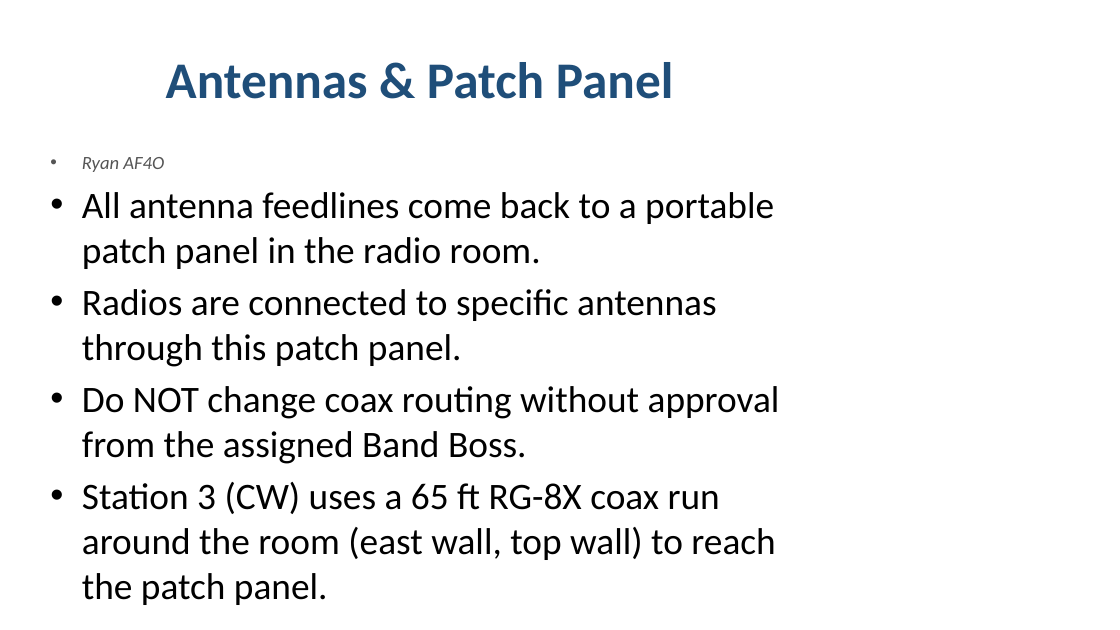
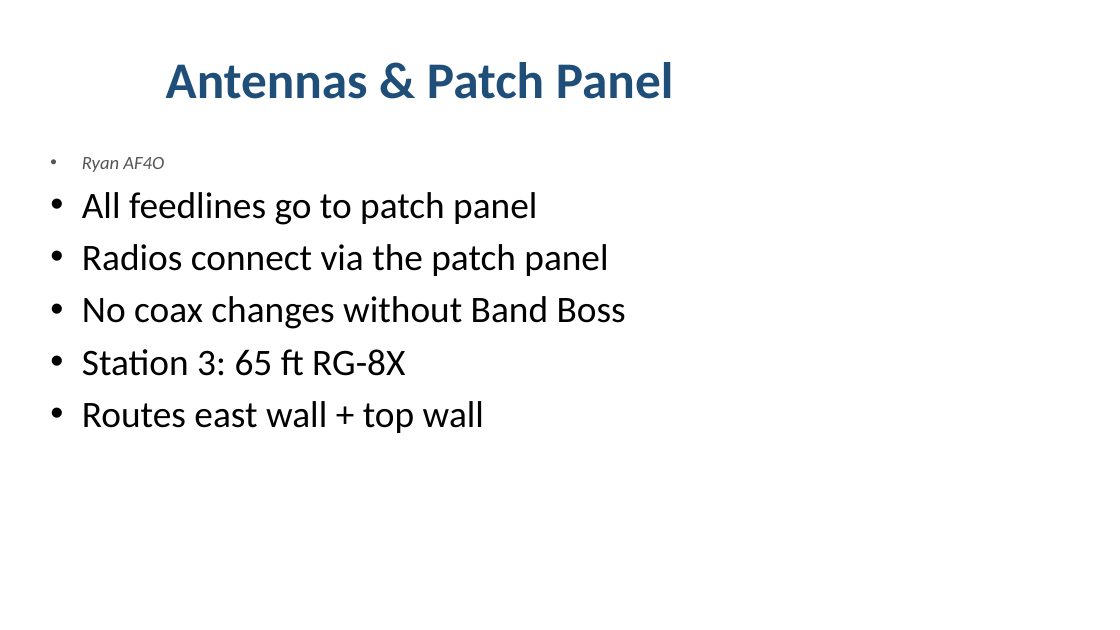
Before and after one commit to ny4i/pinellas-field-day, a slide deck: slide 15 of site-setup/2026-field-day-presentation.pptx (slide 9 before the commit). Drawn at 1120x630 pixels with LibreOffice and Linux fonts; fonts in the diff are those of the drawing. Boxes give left, top, right and bottom in pixels: in the first picture for what was removed or moved away, otherwise in the second. Text is boxed around its words. In the diff, an @@ line names an element or a change of style, - is before the commit and + after.

```diff
--- a/site-setup/2026-field-day-presentation.pptx
+++ b/site-setup/2026-field-day-presentation.pptx
@@ text at box(82, 192, 626, 433): text changed @@
-• All antenna feedlines come back to a portable patch panel in the radio room.
-• Radios are connected to specific antennas through this patch panel.
-• Do NOT change coax routing without approval from the assigned Band Boss.
-• Station 3 (CW) uses a 65 ft RG-8X coax run around the room (east wall, top wall) to reach the patch panel.
+• All feedlines go to patch panel
+• Radios connect via the patch panel
+• No coax changes without Band Boss
+• Station 3: 65 ft RG-8X
+• Routes east wall + top wall
```
Also in this commit, not shown: 14 other slides changed, 8 slides added, 1 other file.
